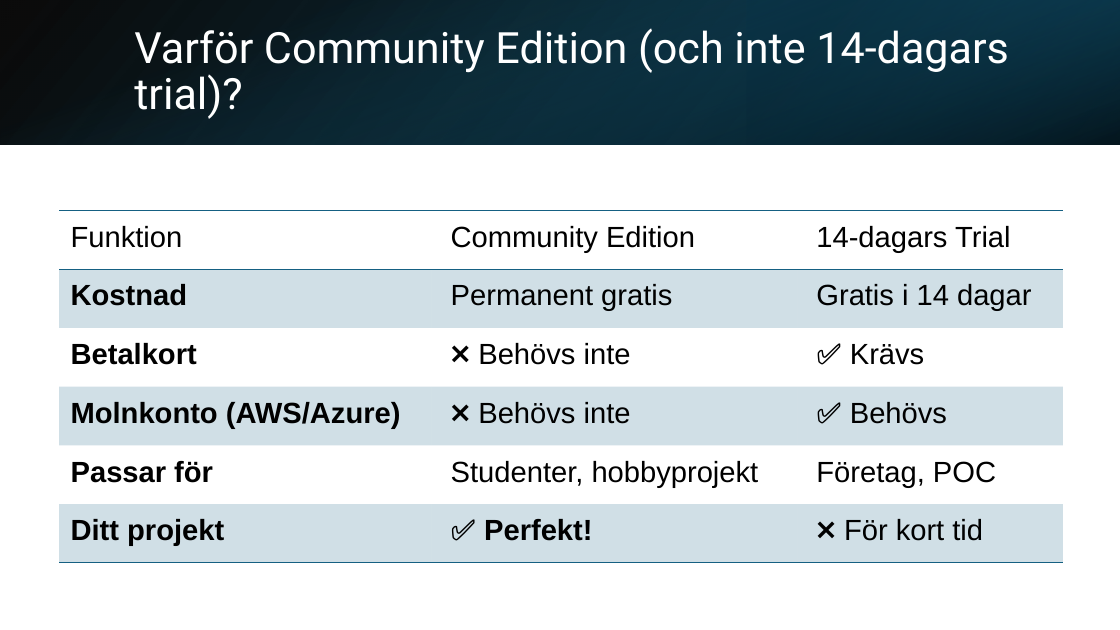
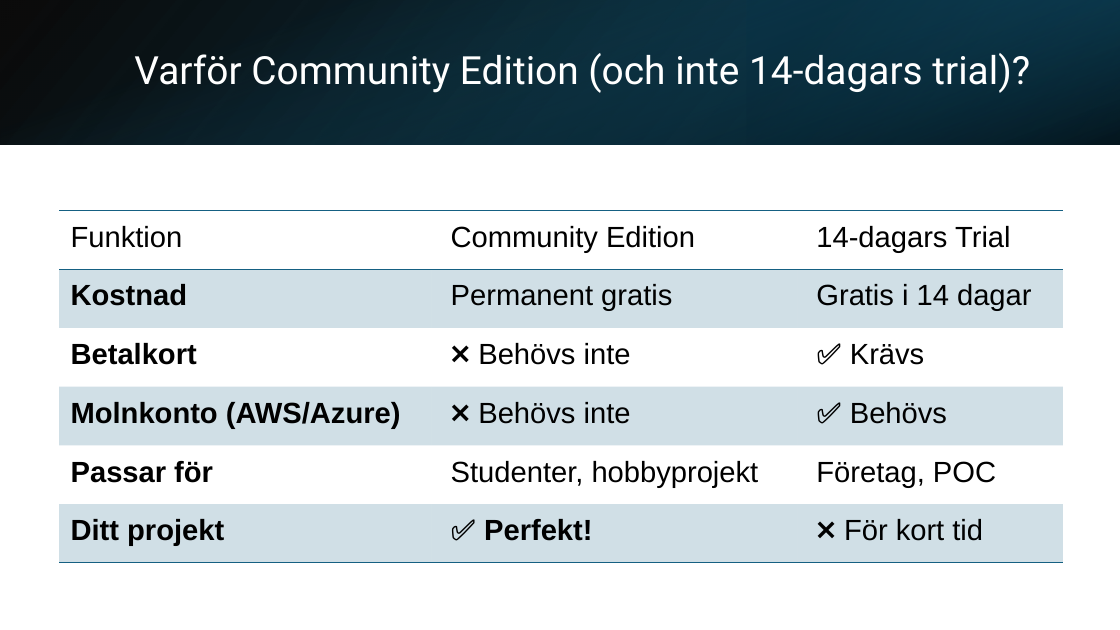
Before and after one commit to Ars1222022/insider-threat-detection, a slide deck: slide 21 of docs/Insider Threat Detection.pptx (slide 20 before the commit). Drawn at 1120x630 pixels with LibreOffice and Linux fonts; fonts in the diff are those of the drawing. Boxes give left, top, right and bottom in pixels: in the first picture for what was removed or moved away, otherwise in the second. Text is boxed around its words. In the diff, an @@ line names an element or a change of style, - is before the commit and + after.

```diff
--- a/docs/Insider Threat Detection.pptx
+++ b/docs/Insider Threat Detection.pptx
@@ title "Varför Community Edition (och inte ..." at box(134, 53, 1030, 93): size 37 to 33.3 pt @@
```
Also in this commit, not shown: 71 other slides changed, 1 slide added, 1 other file.
